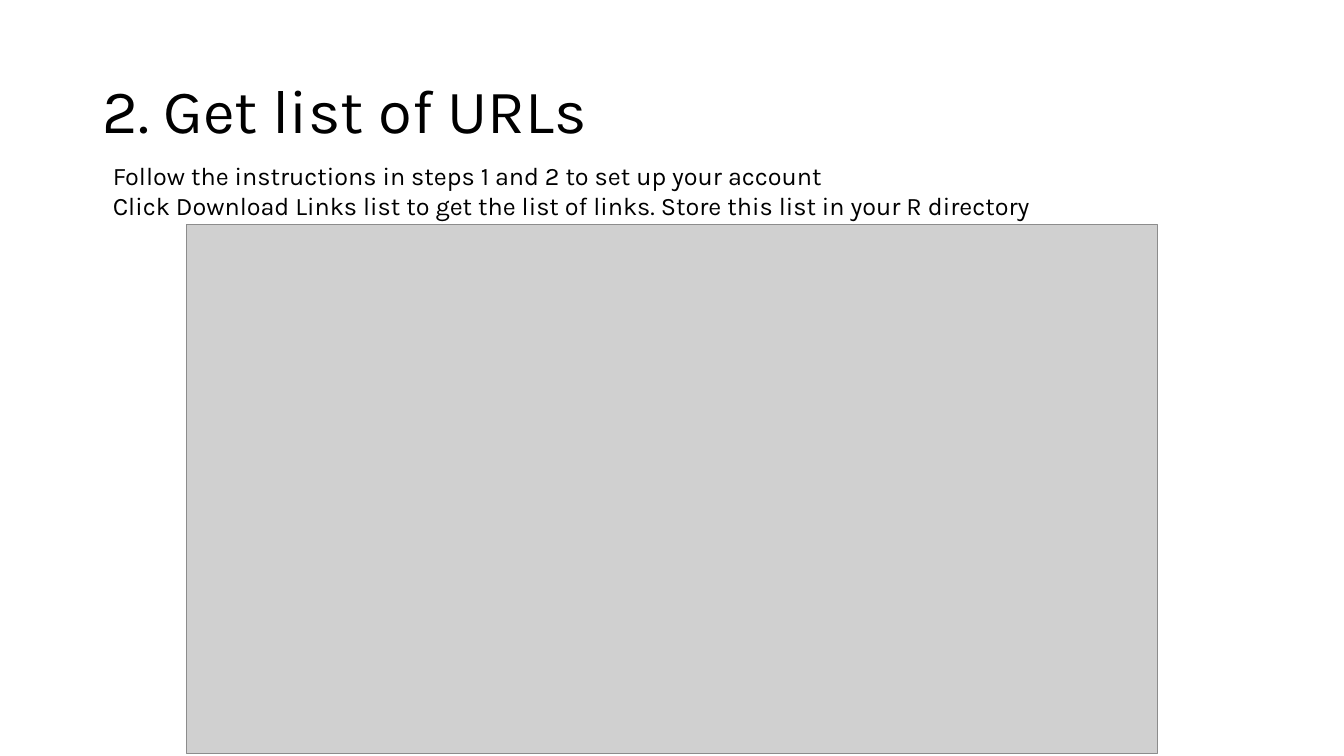
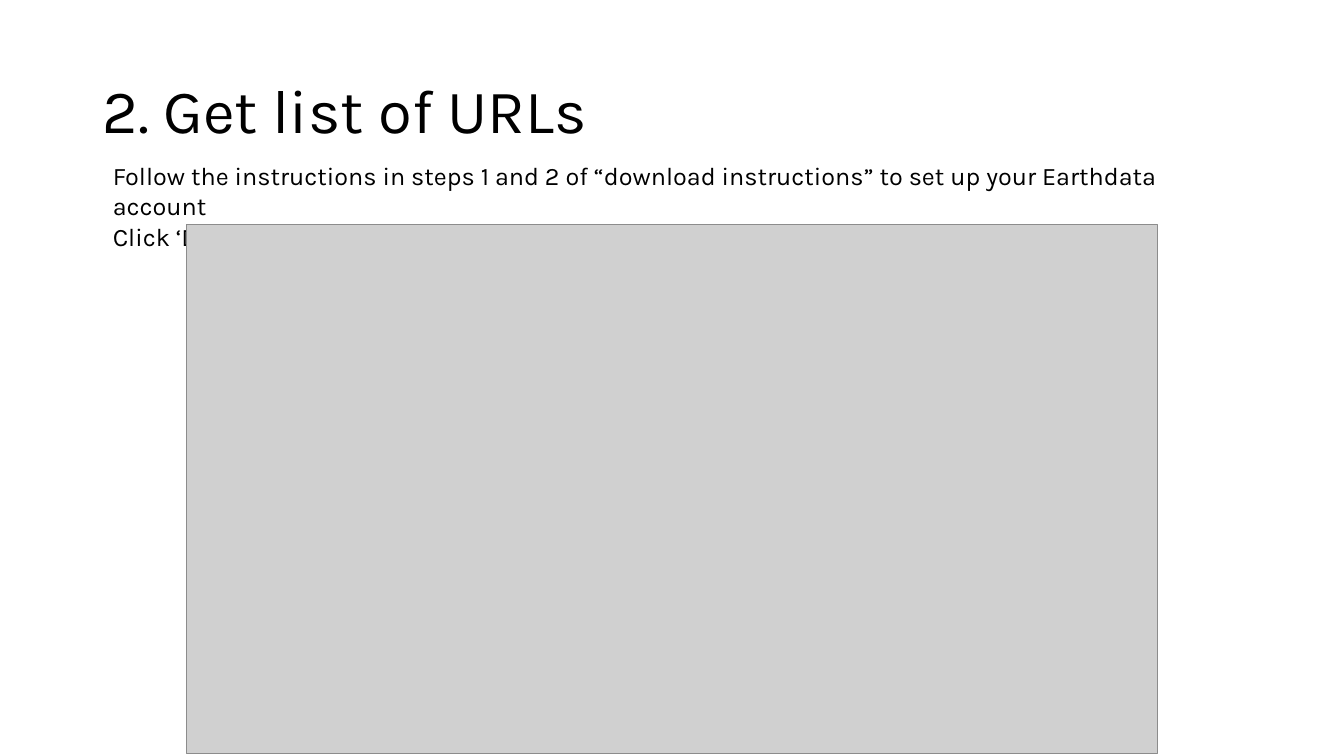
Before and after one commit to eco-kgml/NLDAS2_for_LakeGPT, a slide deck: slide 6 of How_to_NLDAS2 data.pptx. Drawn at 1344x756 pixels with LibreOffice and Linux fonts; fonts in the diff are those of the drawing; grey boxes stand for pictures. Boxes give left, top, right and bottom in pixels: in the first picture for what was removed or moved away, otherwise in the second. Text is boxed around its words. In the diff, an @@ line names an element or a change of style, - is before the commit and + after.

Commit message:
Update pptx

```diff
--- a/How_to_NLDAS2 data.pptx
+++ b/How_to_NLDAS2 data.pptx
@@ text at (113,167,1156,225): text changed @@
-Follow the instructions in steps 1 and 2 to set up your account
-Click Download Links list to get the list of links. Store this list in your R directory
+Follow the instructions in steps 1 and 2 of “download instructions” to set up your Earthdata account
+Click ‘Download Links List’ to get the list of links. Store this list in your R directory
```
Also in this commit, not shown: 3 other slides changed.
